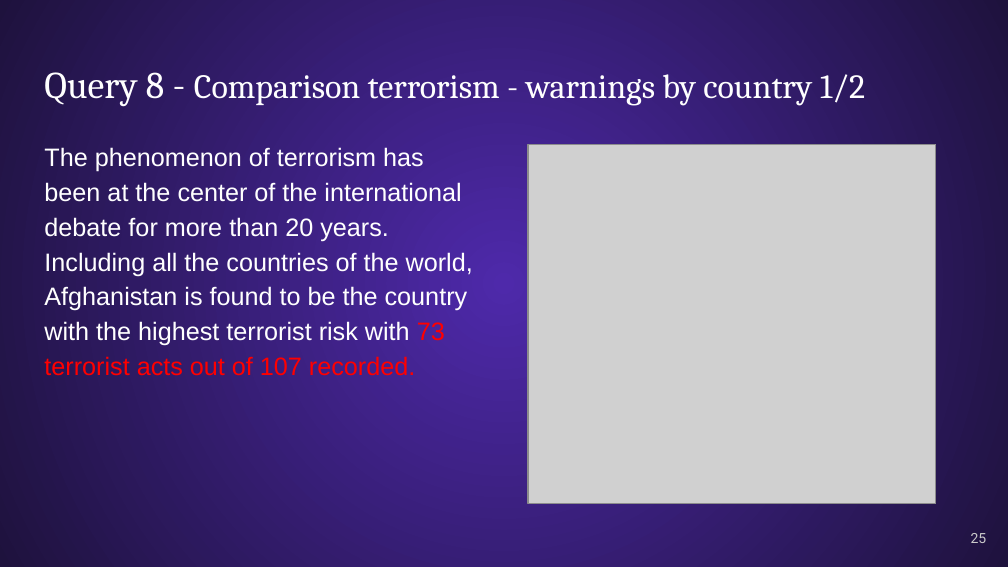
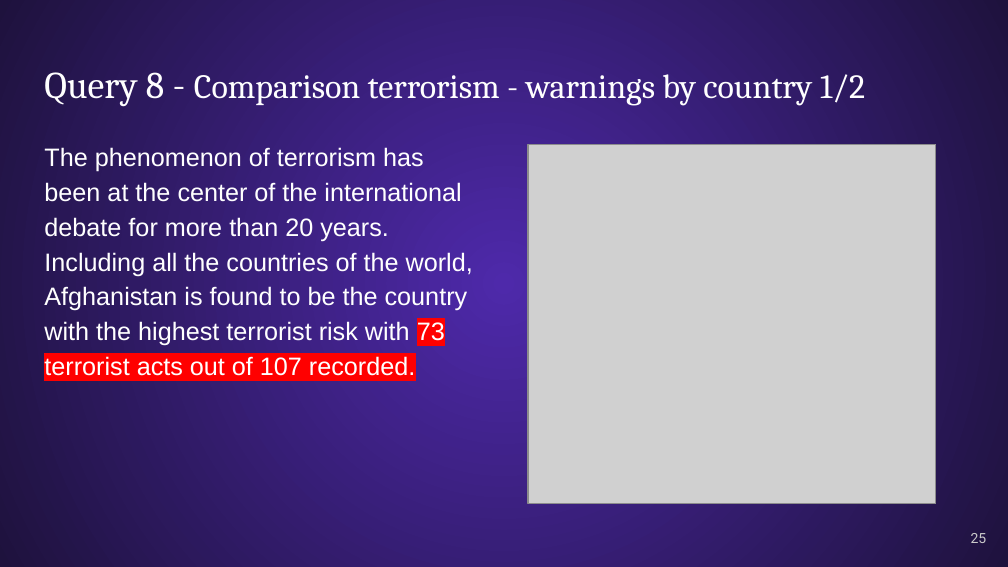
Before and after one commit to mrmirkorossi/SQL, a slide deck: slide 25 of Project SQL - Presentation v3 ENG.pptx. Drawn at 1008x567 pixels with LibreOffice and Linux fonts; fonts in the diff are those of the drawing; grey boxes stand for pictures. Boxes give left, top, right and bottom in pixels: in the first picture for what was removed or moved away, otherwise in the second. Text is boxed around its words. In the diff, an @@ line names an element or a change of style, - is before the commit and + after.

```diff
--- a/Project SQL - Presentation v3 ENG.pptx
+++ b/Project SQL - Presentation v3 ENG.pptx
@@ text "The phenomenon of terrorism has ..." at box(44, 147, 473, 376): text colour #FF0000 to #FFFFFF, highlight none to #FF0000 in "73 terrorist acts out of 107 recorded." @@
```
Also in this commit, not shown: 19 other slides changed.
